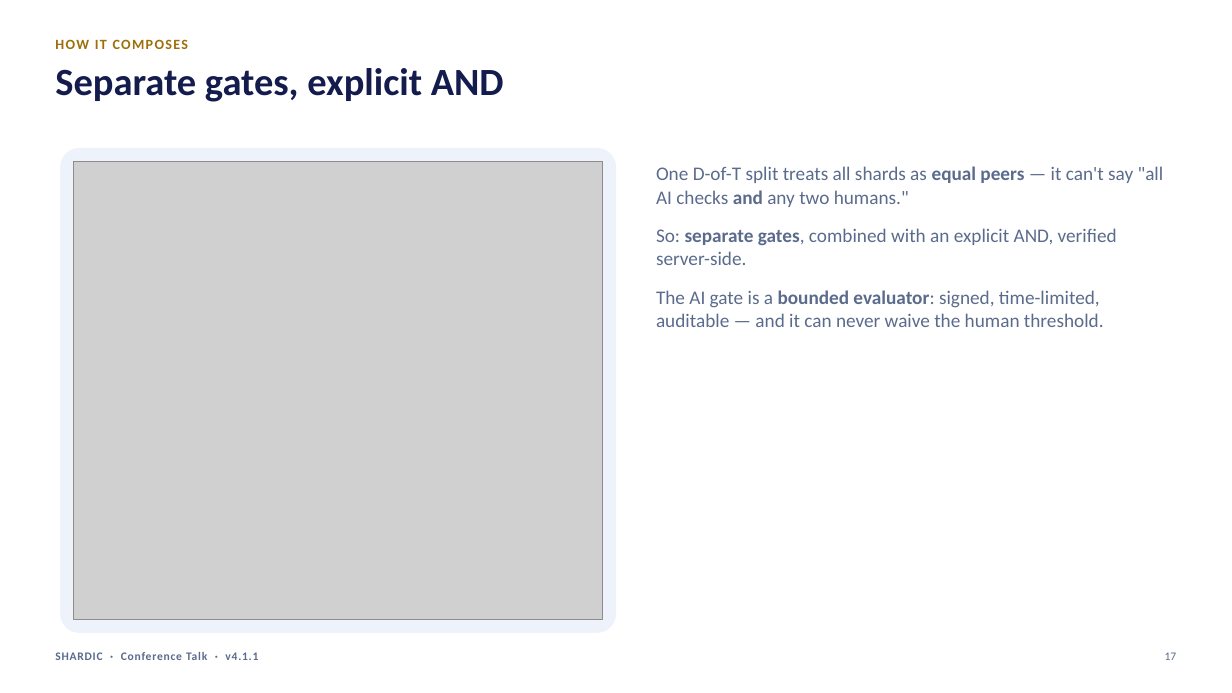
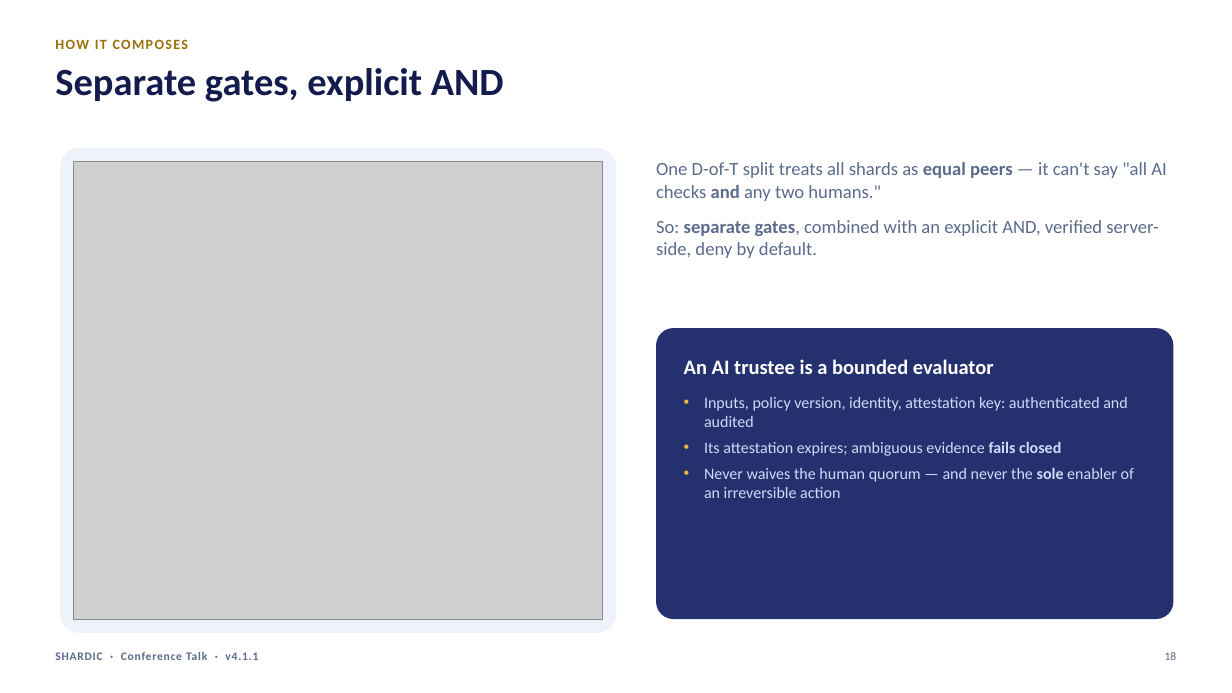
Before and after one commit to splashd1/shardic-crypt, a slide deck: slide 18 of docs/shardic_deck_v4_1_1_conference_talk.pptx (slide 17 before the commit). Drawn at 1232x693 pixels with LibreOffice and Linux fonts; fonts in the diff are those of the drawing; grey boxes stand for pictures. Boxes give left, top, right and bottom in pixels: in the first picture for what was removed or moved away, otherwise in the second. Text is boxed around its words. In the diff, an @@ line names an element or a change of style, - is before the commit and + after.

```diff
--- a/docs/shardic_deck_v4_1_1_conference_talk.pptx
+++ b/docs/shardic_deck_v4_1_1_conference_talk.pptx
@@ text at (x1=656, y1=162, x2=1166, y2=201): size 15 to 14.5 pt in "One D-of-T split treats all shards as ..." @@
@@ text at (x1=656, y1=220, x2=1158, y2=258): text changed; size 15 to 14.5 pt @@
-So: separate gates, combined with an explicit AND, verified server-side.
-The AI gate is a bounded evaluator: signed, time-limited, auditable — and it can never waive the human threshold.
+So: separate gates, combined with an explicit AND, verified server-side, deny by default.
@@ rounded rectangle added at (x1=656, y1=328, x2=1174, y2=619), fill #24316E @@
@@ text added at (x1=684, y1=359, x2=994, y2=374), 16 pt, text #FFFFFF, bold @@
+An AI trustee is a bounded evaluator
@@ text added at (x1=704, y1=397, x2=1134, y2=498), 12.5 pt, text #CADCFC @@
+• Inputs, policy version, identity, attestation key: authenticated and audited
+• Its attestation expires; ambiguous evidence fails closed
+• Never waives the human quorum — and never the sole enabler of an irreversible action
@@ text at (x1=1165, y1=652, x2=1177, y2=660): text changed @@
-17
+18
```
Also in this commit, not shown: 9 other slides changed, 5 slides added, 4 other files.
